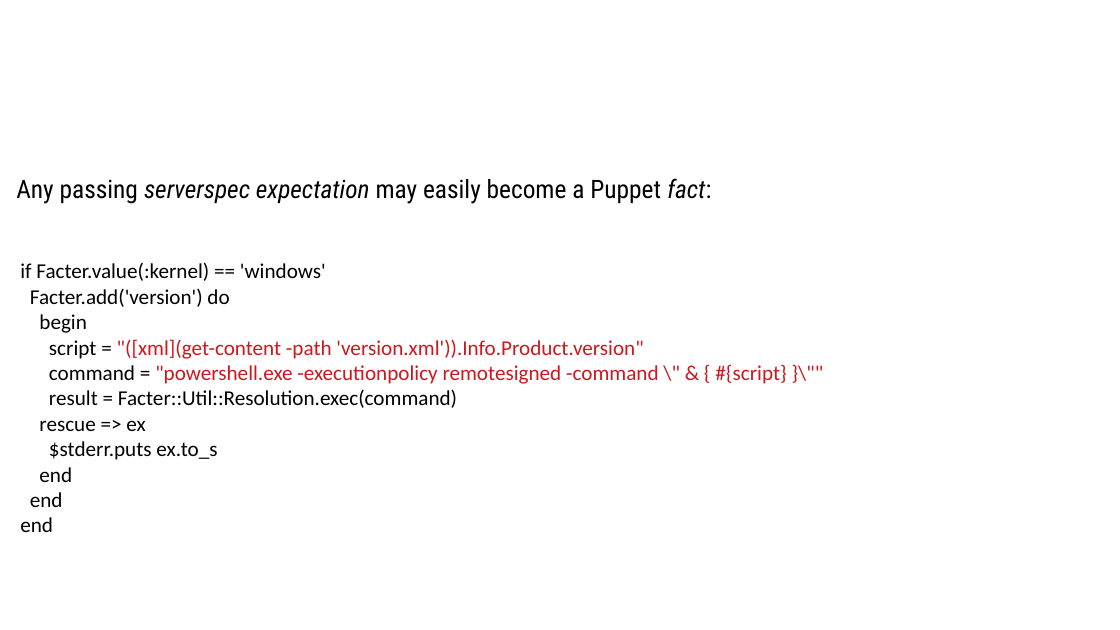
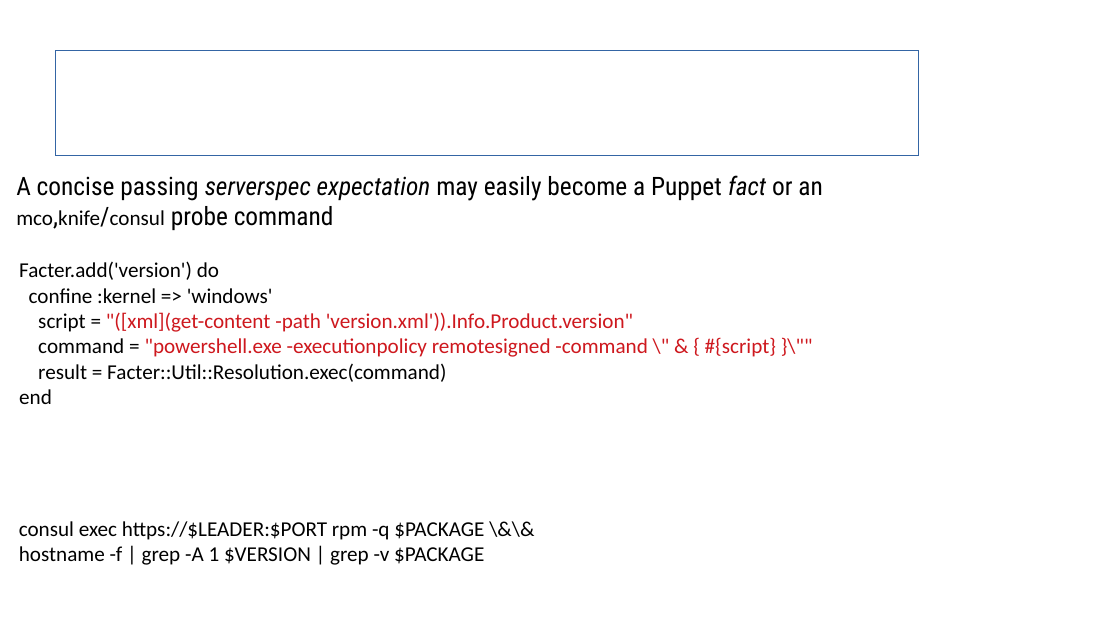
Before and after one commit to sergueik/uru_serverspec, a slide deck: slide 29 of Serverspec Integration in Cloud Provision.odp. Drawn at 1120x630 pixels with LibreOffice and Linux fonts; fonts in the diff are those of the drawing; background and template pictures are left out. Boxes give left, top, right and bottom in pixels: in the first picture for what was removed or moved away, otherwise in the second. Text is boxed around its words. In the diff, an @@ line names an element or a change of style, - is before the commit and + after.

Commit message:
updated presentation

```diff
--- a/Serverspec Integration in Cloud Provision.odp
+++ b/Serverspec Integration in Cloud Provision.odp
@@ title added at (x1=56, y1=51, x2=919, y2=157), outline #3465A4 0 pt, 31.1 pt, text #FFFFFF, bold @@
+Serverspec usage for Puppet and Consul
@@ text at (x1=16, y1=175, x2=822, y2=230): text changed @@
-Any passing serverspec expectation may easily become a Puppet fact:
+A concise passing serverspec expectation may easily become a Puppet fact or an mco,knife/consul probe command
@@ text at (x1=19, y1=261, x2=776, y2=404): text changed; text colour #000000 to #CE181E @@
-if Facter.value(:kernel) == 'windows'
-Facter.add('version') do
-begin
-script = "([xml](get-content -path 'version.xml')).Info.Product.version"
-command = "powershell.exe -executionpolicy remotesigned -command \" & { #{script} }\""
-result = Facter::Util::Resolution.exec(command)
-rescue => ex
-$stderr.puts ex.to_s
-end
-end
-end
+Facter.add('version') do
+confine :kernel => 'windows'
+script = "([xml](get-content -path 'version.xml')).Info.Product.version"
+command = "powershell.exe -executionpolicy remotesigned -command \" & { #{script} }\""
+result = Facter::Util::Resolution.exec(command)
+end
@@ text added at (x1=19, y1=521, x2=484, y2=565), 15 pt, text #000000 @@
+consul exec https://$LEADER:$PORT rpm -q $PACKAGE \&\&
+hostname -f | grep -A 1 $VERSION | grep -v $PACKAGE
```
Also in this commit, not shown: 2 other slides changed, 1 other file.
